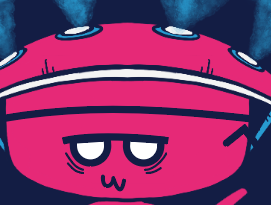
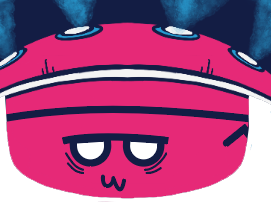
Two versions of the same layered image (w=271, h=205). Layer-by-layer changes:
painted on "Layer 3", masked it over <box>0,95,271,205</box>
hid "Background" over <box>0,95,271,205</box>
